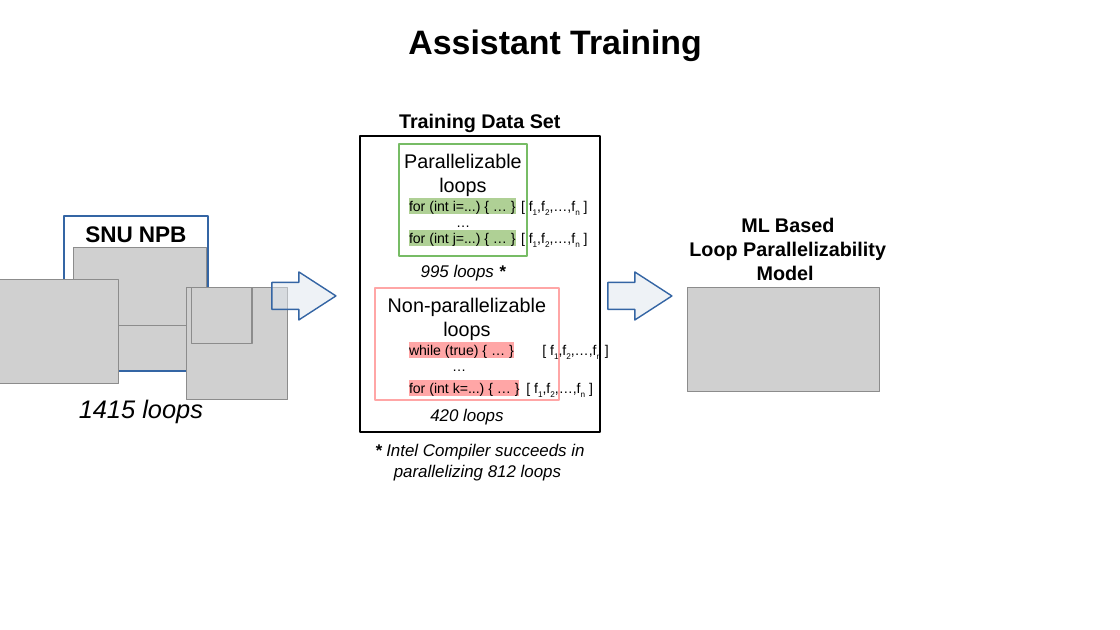
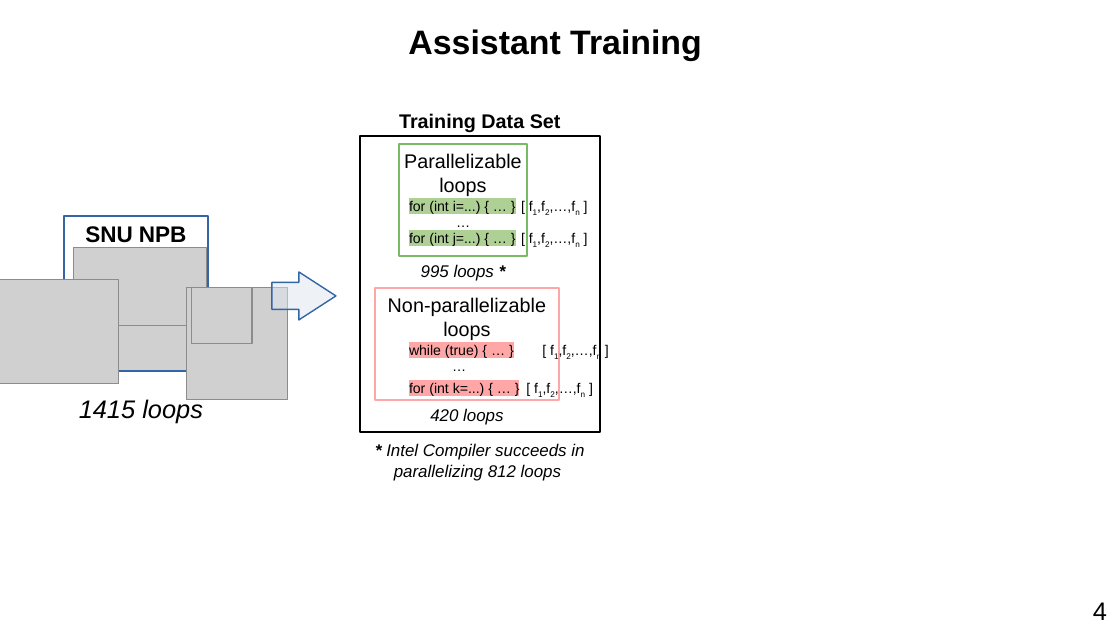
Before and after one commit to harel-coffee/PParMetrics-auto, a slide deck: slide 20 of doc/AI_SEPS_2019_talk/presentation.odp. Drawn at 1120x630 pixels with LibreOffice and Linux fonts; fonts in the diff are those of the drawing; grey boxes stand for pictures. Boxes give left, top, right and bottom in pixels: in the first picture for what was removed or moved away, otherwise in the second. Text is boxed around its words. In the diff, an @@ line names an element or a change of style, - is before the commit and + after.

```diff
--- a/doc/AI_SEPS_2019_talk/presentation.odp
+++ b/doc/AI_SEPS_2019_talk/presentation.odp
@@ text removed at (x1=689, y1=217, x2=886, y2=281) @@
-ML Based
-Loop Parallelizability Model
@@ right arrow removed at (x1=608, y1=272, x2=672, y2=320) @@
@@ picture removed at (x1=687, y1=288, x2=880, y2=391) @@
@@ text added at (x1=1093, y1=602, x2=1107, y2=620), 18 pt, text #000000 @@
+4
```
Also in this commit, not shown: 38 other slides changed, 2 slides added, 2 slides removed, 2 other files.
